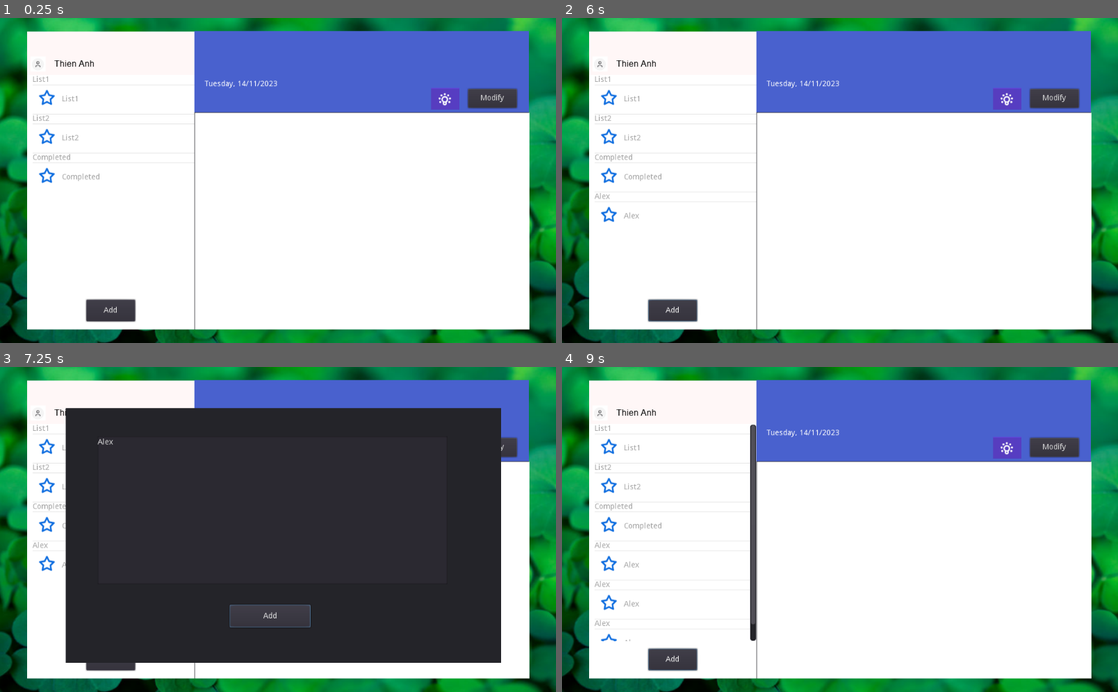
Above: before the commit, frames 1-4 (two rows, left to right).
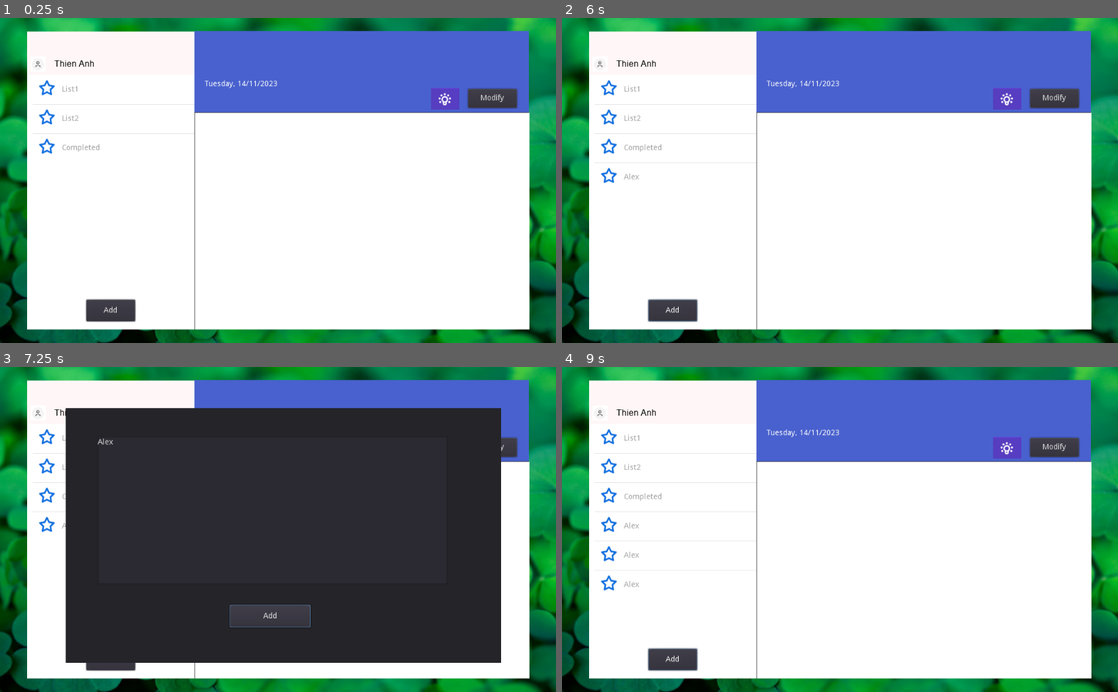
Above: after the commit, the same moments.

Repository: ohmygod481999/to-do-app-gotdot
Game: Godot game, scene res://Control.tscn
The game is run twice, just before and just after one commit, with the same random seed, the same clock (stepped at 60 frames per second) and the same inputs.
Inputs (mouse positions are in pixels of both pictures, inside the frame that each line leads up to):
- Up to frame 1 (0.25 s): no input
- Up to frame 2 (6 s): click "Modify" at 0.5 s; click "Add" at 1.25 s; click (834, 161) at 2.02 s; type "Alex" at 2.1 s; click "Modify" at 2.75 s; click "Add" at 3.5 s; click "Modify" at 4.25 s; click "Add" at 5 s; tap Enter at 5.75 s
- Up to frame 3 (7.25 s): tap Space at 6.5 s
- Up to frame 4 (9 s): tap Enter at 7.25, 8.75 s; tap Space at 8 s

The runs differ from the first frame. In frame 1, 0.8% of the frame differs, in the area x 5-35%, y 17-51%; in frame 2, 0.8%; in frame 3, 0.5%; in frame 4, 2.0%, in the area x 5-35%, y 17-85%.
Error in both runs: Invalid get index 'data' (on base: 'Nil'). (res://Control.gd:71)

Commit message:
remove duplicated collections

Diff:
--- a/Control.gd
+++ b/Control.gd
@@ -105,7 +105,7 @@
 	#print(data)
 	for data_item in data:
 
-		collections.add_item(data_item["name"])
+		#collections.add_item(data_item["name"])
 		#print(data_item["name"])
 
 		var item = icon.duplicate()
--- a/List.tscn
+++ b/List.tscn
@@ -1,12 +1,16 @@
-[gd_scene load_steps=3 format=2]
+[gd_scene load_steps=4 format=2]
 
 [ext_resource path="res://List.gd" type="Script" id=1]
+
+[sub_resource type="StyleBoxFlat" id=2]
+bg_color = Color( 1, 1, 1, 1 )
 
 [sub_resource type="Theme" id=1]
 
 [node name="ScrollContainer" type="ScrollContainer"]
 margin_right = 616.0
 margin_bottom = 400.0
+custom_styles/bg = SubResource( 2 )
 scroll_horizontal_enabled = false
 script = ExtResource( 1 )
 
--- a/ListItem.tscn
+++ b/ListItem.tscn
@@ -22,6 +22,7 @@
 margin_right = 350.0
 margin_bottom = 50.0
 custom_fonts/font = SubResource( 1 )
+custom_colors/font_color = Color( 0, 0, 0, 1 )
 text = "This is item"
 valign = 1
 
